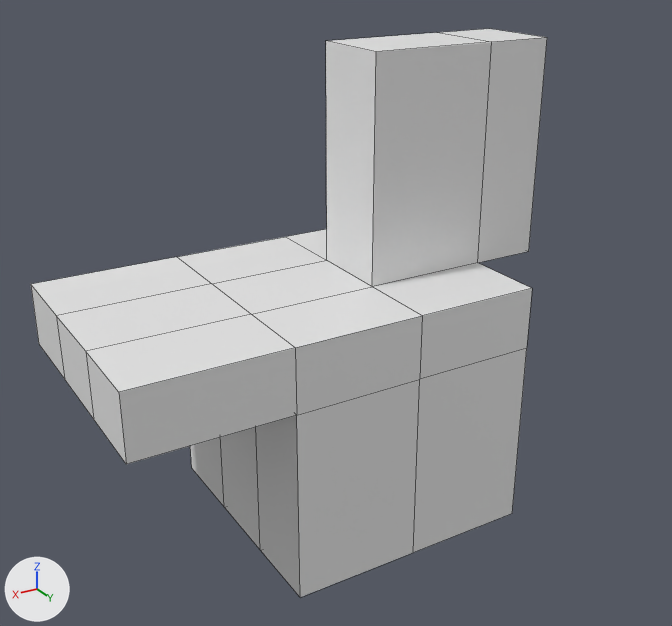
The FBX model Assets/VersionControlledAssets/testMesh.fbx as it was, and as the next commit left it.
Rendered twice from a 50 mm lens placed at (3.56, 5.77, 3.56), pointed at (0.4, 0.5, 0.93). The axes (+X, +Y, +Z) are drawn at lower left. The lights are the same throughout. The first picture is the older version. Mesh edges are drawn as thin lines.
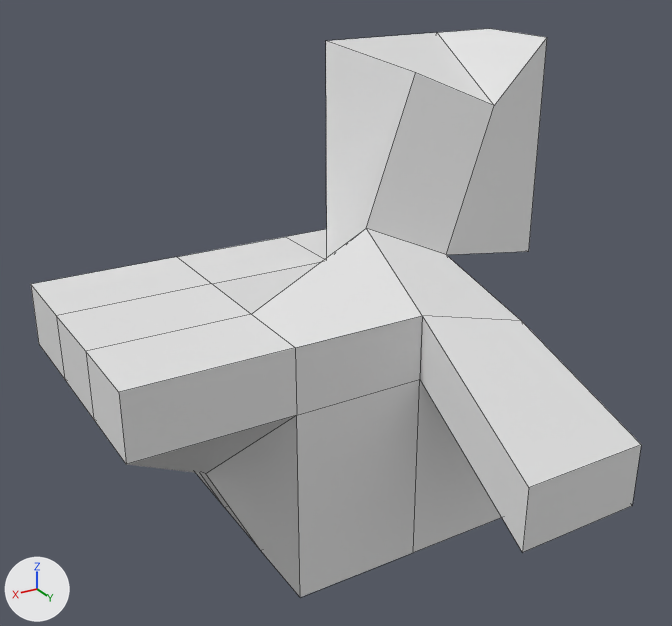
Commit message: Updated testMesh second time.

Location of each change, (x1, y1, x2, y2) in pixels of the pictures (672 x 626 px):
```json
{"object": "Cube", "change": "reshaped", "before": [31, 29, 547, 597], "after": [31, 29, 641, 597], "on screen": "18% wider"}
{"part": 1, "of": "me_cube", "change": "built on", "before": [190, 29, 547, 597], "after": [127, 29, 641, 597]}
```

Scene script edits in JSON lines:
```json
{"block": "me_cube", "where": "# used by ob_cube; location = (0.0, 0.0, 0.0)"}
{"block": "me_cube", "where": "# verts and faces of me_cube; kept vertices keep their numbers, new ones are numbered from 50"}
{"block": "me_cube", "where": "# before: 3 (-1.0, 1.0, 1.0) at pixel (532, 288), 9 (-1.0, 1.0, 0.51) at pixel (526, 348), 17 (0.0, 1.0, 1.0) at pixel (422, 315), 21 (0.0, 1.0, 0.51) at pixel (419, 379), 25 (-1.0, 0.36, 1.0) at pixel (477, 262)"}
{"block": "me_cube", "where": "# before: 30 (1.0, 0.36, 0.51), 31 (1.0, -0.3, 0.51), 38 (0.0, 0.36, 1.0) at pixel (372, 286), 43 (-1.0, 0.36, 2.7) at pixel (491, 41), 44 (0.0, 0.36, 2.7) at pixel (376, 51)"}
{"op": "remove", "block": "me_cube", "code": "me_cube.from_pydata(...)  # 50 vertices, 48 faces; spans x -1.53..2.17, y -1.0..1.0, z -1.0..2.7"}
{"op": "add", "block": "me_cube", "code": "me_cube.from_pydata(...)  # 54 vertices, 52 faces; spans x -1.53..2.17, y -1.0..2.17, z -1.0..2.7"}
{"block": "me_cube", "change": "me_cube part 1"}
{"op": "add", "block": "me_cube", "code": "delete_faces([(3, 17, 21, 9)])"}
{"op": "add", "block": "me_cube", "code": "verts[3] = (-0.67, 1.26, 0.91)  # moved, pixel (521, 320)"}
{"op": "add", "block": "me_cube", "code": "verts[25] = (-0.56, 0.52, 1.2)  # moved, pixel (446, 254)"}
{"op": "add", "block": "me_cube", "code": "verts[30] = (1.33, 0.15, -0.31)  # moved, pixel (205, 473)"}
{"op": "add", "block": "me_cube", "code": "verts[31] = (1.33, -0.52, -0.31)  # moved"}
{"op": "add", "block": "me_cube", "code": "verts[38] = (0.05, 0.35, 1.46)  # moved, pixel (366, 228)"}
{"op": "add", "block": "me_cube", "code": "verts[43] = (-1.05, 0.38, 2.24)  # moved, pixel (494, 105)"}
{"op": "add", "block": "me_cube", "code": "verts[44] = (-0.44, 0.21, 2.5)  # moved, pixel (415, 72)"}
{"op": "add", "block": "me_cube", "code": "for new, old in zip([50, 51, 52], [9, 17, 21]): verts[new] = verts[old] + (0.0, 1.17, -0.73)"}
{"op": "add", "block": "me_cube", "code": "verts[53] = (-1.0, 2.17, 0.27)  # pixel (641, 444)"}
{"op": "add", "block": "me_cube", "code": "faces += [(3, 17, 51, 53), (50, 53, 51, 52), (17, 21, 52, 51), (3, 53, 50, 9), (9, 50, 52, 21)]"}
```
